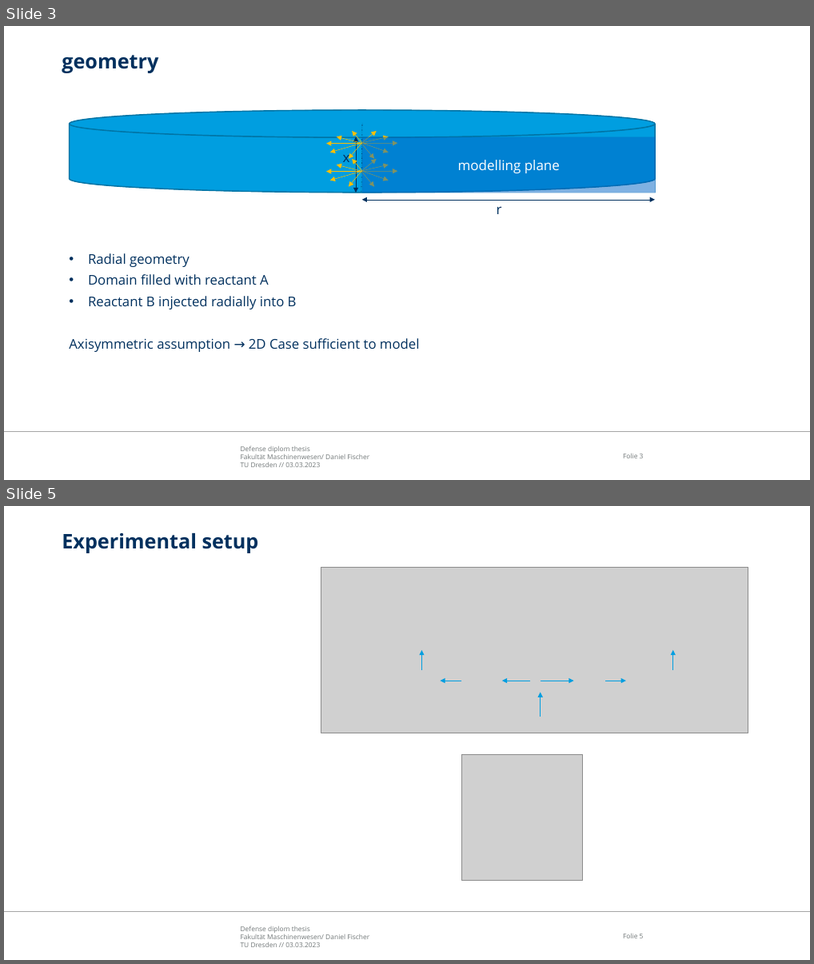
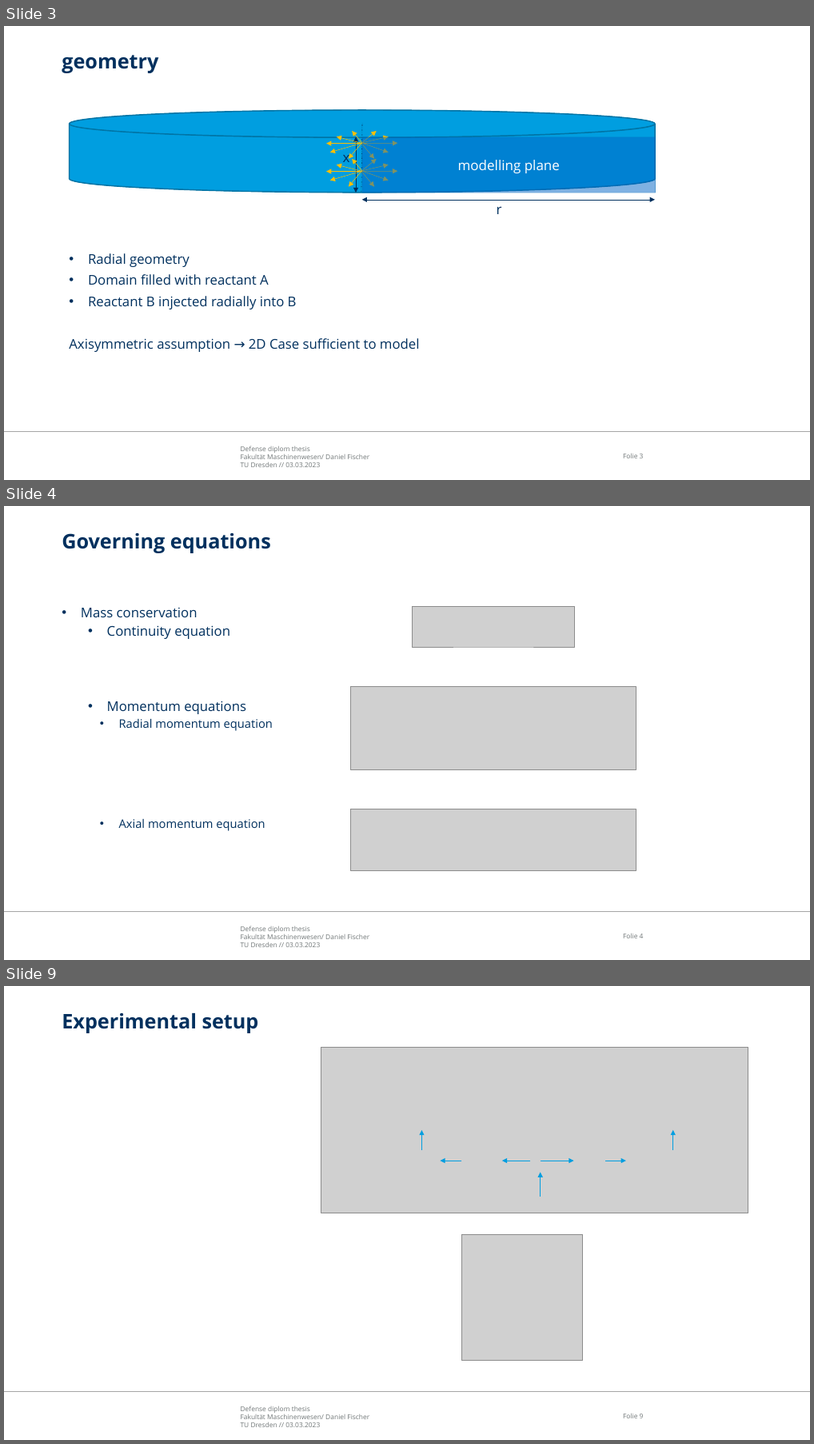
Before and after one commit to fischer-sw/thesis-diplom-daniel, a slide deck: Presentationen/Defense_presentation.pptx. Shown one above the other, each under a label of ours: slides 3 and 5 before the commit, slides 3, 4 and 9 after it; the slides between them are not shown. The pictures are 814x964 and 814x1444 pixels, drawn with LibreOffice and Linux fonts; fonts in the diff are those of the drawing; grey boxes stand for pictures; background and template pictures are left out. Boxes give left, top, right and bottom in pixels: in the first picture for what was removed or moved away, otherwise in the second. Text is boxed around its words. In the diff, an @@ line names an element or a change of style, - is before the commit and + after.

```diff
--- a/Presentationen/Defense_presentation.pptx
+++ b/Presentationen/Defense_presentation.pptx
@@ slide 4 added at box(4, 506, 810, 960), background #FFFFFF; not listed: 3 template elements that a slide beside it also shows @@
@@ title added at box(62, 533, 271, 553), 24 pt, text #00305E, bold @@
+Governing equations
@@ text added at box(81, 608, 273, 831), 16 pt, text #00305E @@
+• Mass conservation
+  • Continuity equation
+  • Momentum equations
+        • Radial momentum equation
+        • Axial momentum equation
@@ picture added at box(412, 607, 575, 647) @@
@@ picture added at box(350, 686, 636, 769) @@
@@ picture added at box(350, 809, 636, 871) @@
@@ what was slide 5 is now slide 9 @@
```
Also in this commit, not shown: 1 slide changed, 9 other slides added, 1 slide removed, 2 other files.
